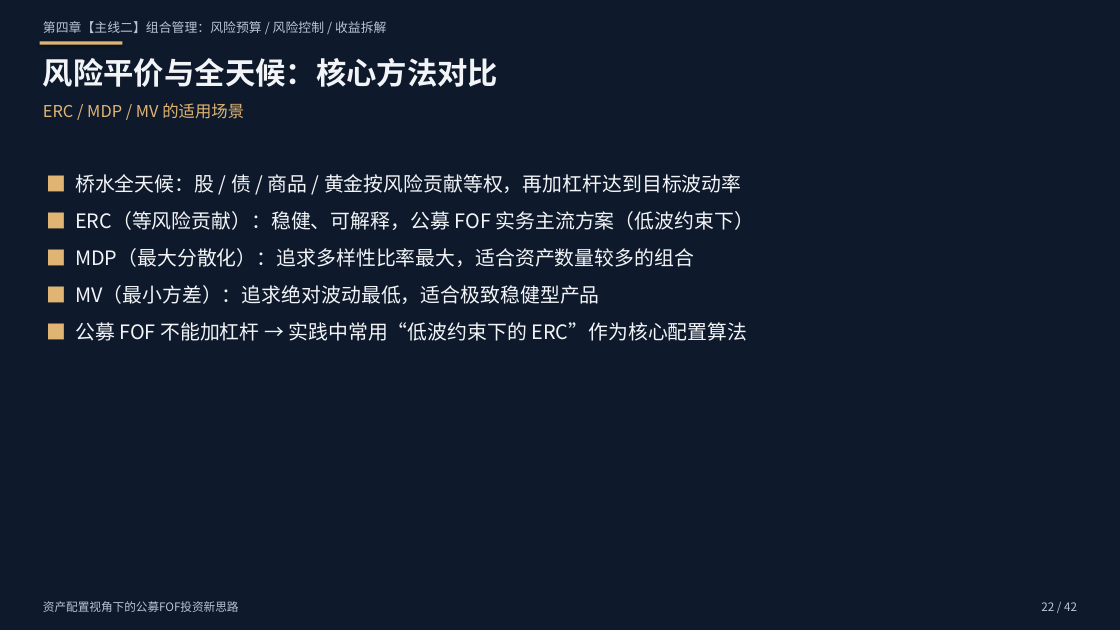
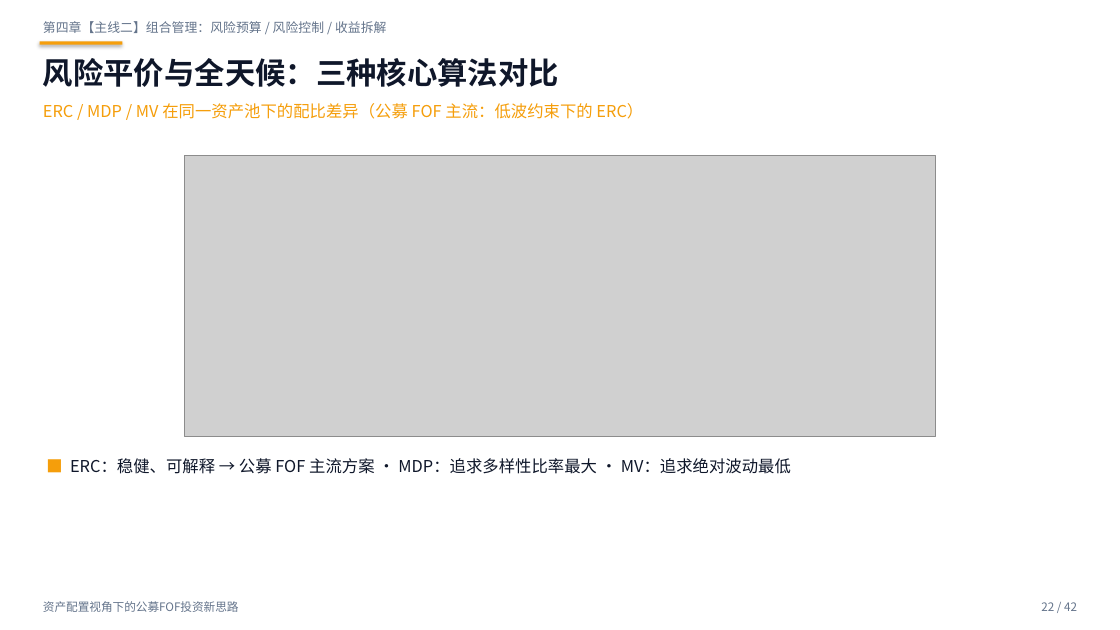
Before and after one commit to xuchendu-web/GGSDDU, a slide deck: slide 22 of output/FOF资产配置新思路.pptx. Drawn at 1120x630 pixels with LibreOffice and Linux fonts; fonts in the diff are those of the drawing; grey boxes stand for pictures. Boxes give left, top, right and bottom in pixels: in the first picture for what was removed or moved away, otherwise in the second. Text is boxed around its words. In the diff, an @@ line names an element or a change of style, - is before the commit and + after.

```diff
--- a/output/FOF资产配置新思路.pptx
+++ b/output/FOF资产配置新思路.pptx
@@ rectangle at box(0, 0, 1120, 630): fill #0E1A2B to #FFFFFF @@
@@ rectangle at box(39, 41, 122, 45): fill #E0B574 to #F59E0B @@
@@ text at box(43, 58, 559, 87): text changed; text colour #F2F4F7 to #0F172A @@
-风险平价与全天候：核心方法对比
+风险平价与全天候：三种核心算法对比
@@ text at box(43, 103, 643, 119): text changed; text colour #E0B574 to #F59E0B @@
-ERC / MDP / MV 的适用场景
+ERC / MDP / MV 在同一资产池下的配比差异（公募 FOF 主流：低波约束下的 ERC）
@@ text removed at box(75, 174, 754, 341) @@
-■ 桥水全天候：股 / 债 / 商品 / 黄金按风险贡献等权，再加杠杆达到目标波动率
-■ ERC（等风险贡献）：稳健、可解释，公募 FOF 实务主流方案（低波约束下）
-■ MDP（最大分散化）：追求多样性比率最大，适合资产数量较多的组合
-■ MV（最小方差）：追求绝对波动最低，适合极致稳健型产品
-■ 公募 FOF 不能加杠杆 → 实践中常用“低波约束下的 ERC”作为核心配置算法
@@ picture added at box(184, 155, 936, 437) @@
@@ text added at box(70, 458, 791, 474), 14 pt, text #0F172A @@
+■ ERC：稳健、可解释 → 公募 FOF 主流方案 · MDP：追求多样性比率最大 · MV：追求绝对波动最低
@@ text colour #B6C4D6 to #64748B in 3 elements at box(43, 21, 386, 33), box(43, 601, 239, 612), box(1041, 602, 1077, 611) @@
```
Also in this commit, not shown: 41 other slides changed, 30 other files.
